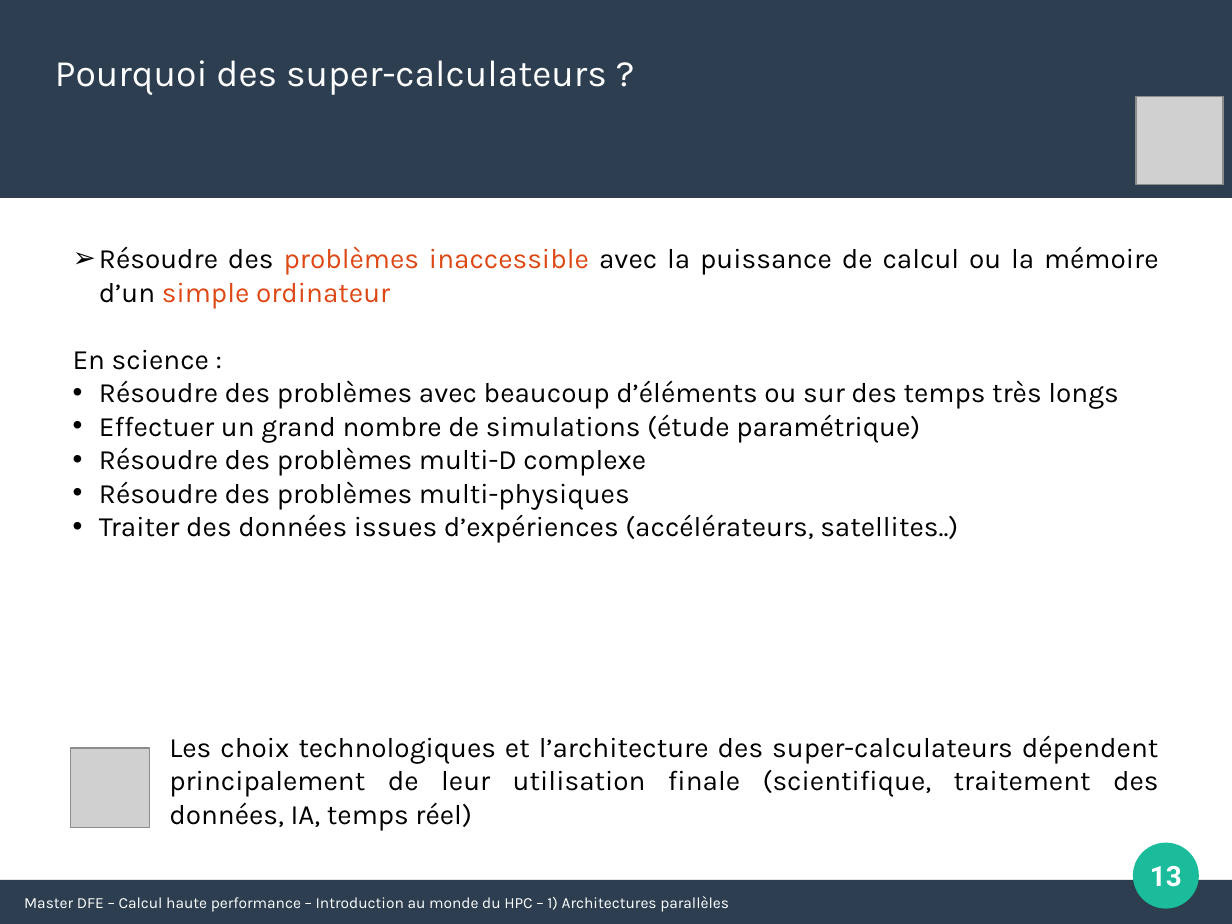
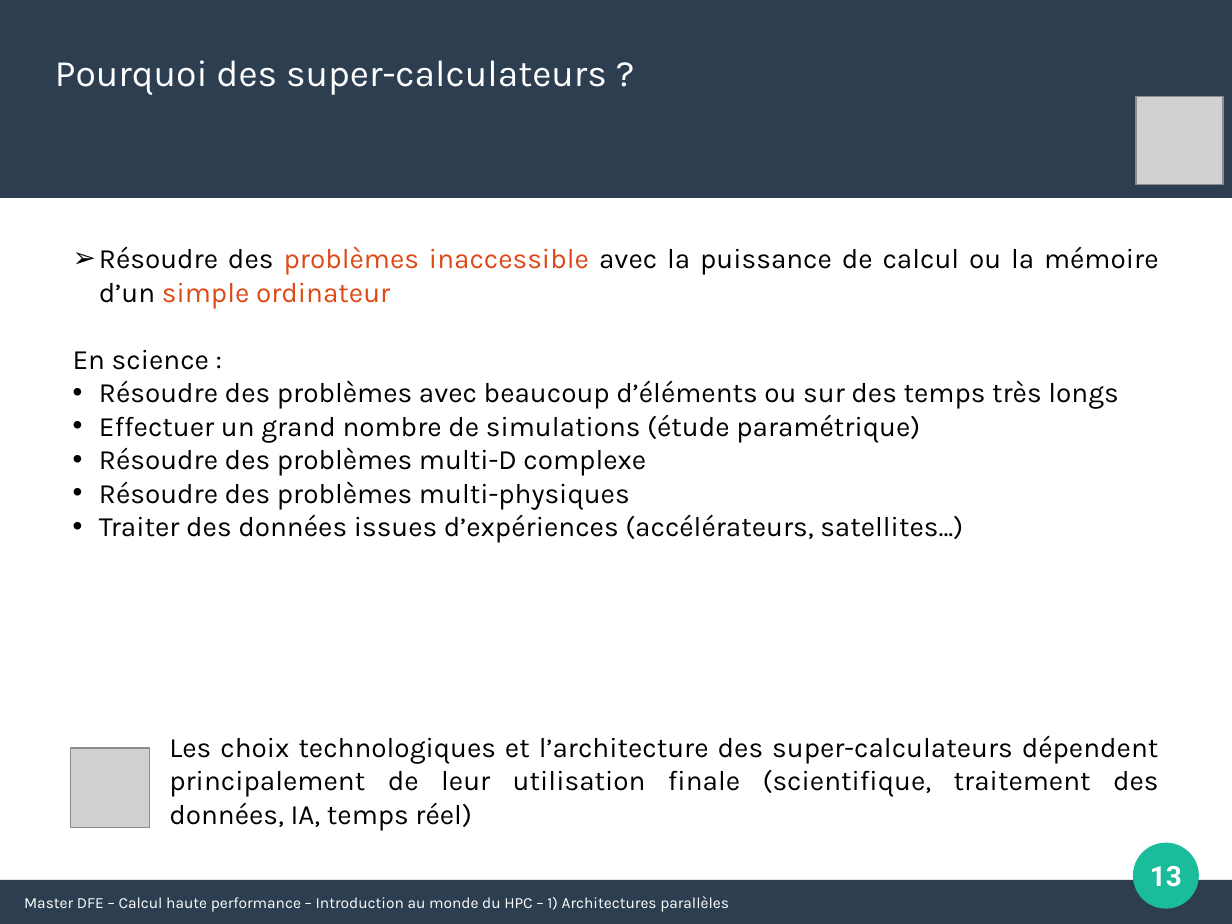
Before and after one commit to Maison-de-la-Simulation/HPC-DFE-Paris-Saclay, a slide deck: slide 13 of support/Introduction_HPC.odp. Drawn at 1232x924 pixels with LibreOffice and Linux fonts; fonts in the diff are those of the drawing; grey boxes stand for pictures. Boxes give left, top, right and bottom in pixels: in the first picture for what was removed or moved away, otherwise in the second. Text is boxed around its words. In the diff, an @@ line names an element or a change of style, - is before the commit and + after.

```diff
--- a/support/Introduction_HPC.odp
+++ b/support/Introduction_HPC.odp
@@ text at box(99, 514, 963, 543): text changed @@
-• Traiter des données issues d’expériences (accélérateurs, satellites..)
+• Traiter des données issues d’expériences (accélérateurs, satellites...)
```
Also in this commit, not shown: 1 other slide changed, 3 other files.
